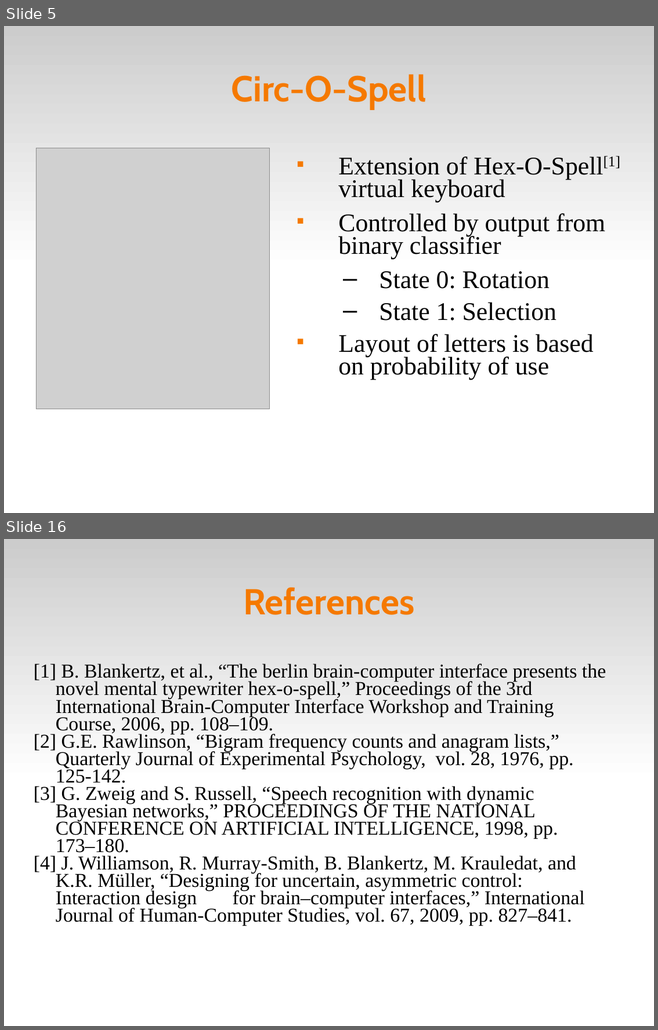
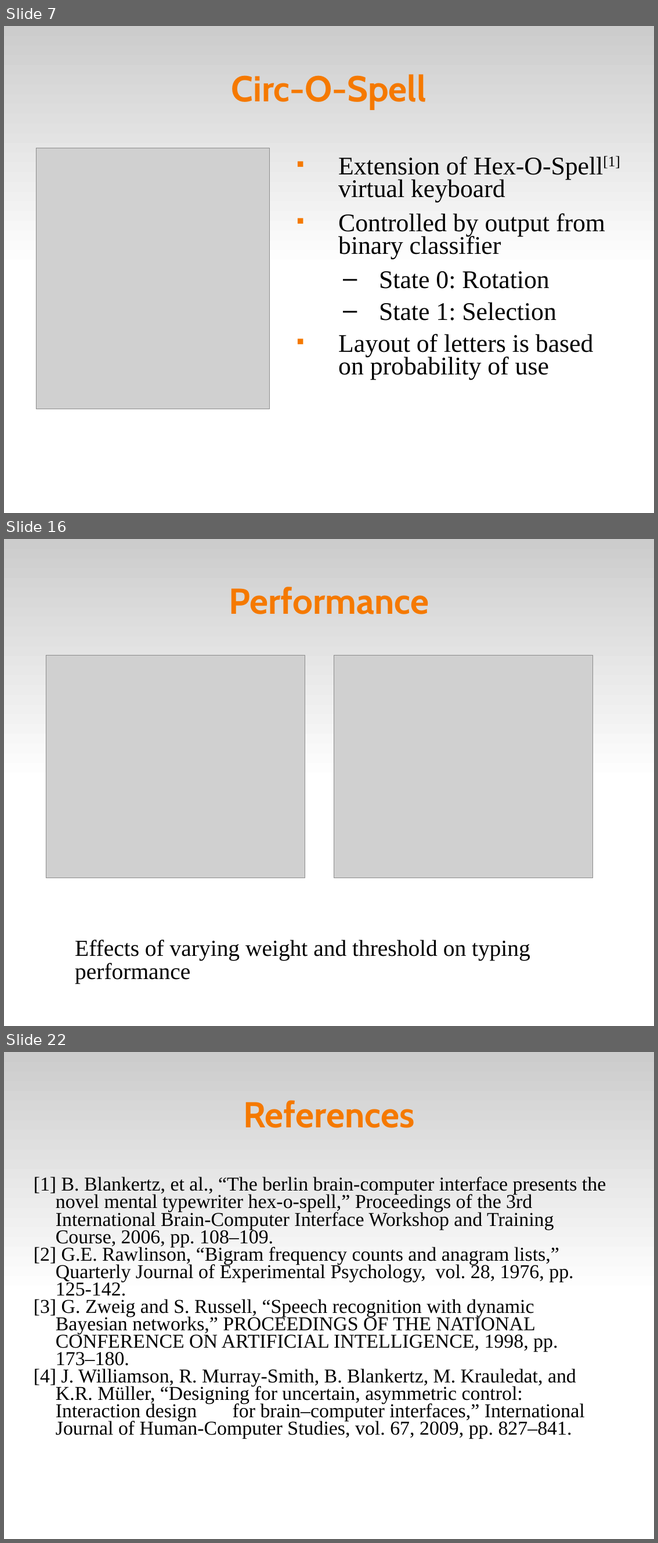
Before and after one commit to abdullah38rcc/BCI-Virtual-Keyboard, a slide deck: master's/docs/virtKey.ppt. Shown one above the other, each under a label of ours: slides 5 and 16 before the commit, slides 7, 16 and 22 after it; the slides between them are not shown. The pictures are 658x1030 and 658x1543 pixels, drawn with LibreOffice and Linux fonts; fonts in the diff are those of the drawing; grey boxes stand for pictures. Boxes give left, top, right and bottom in pixels: in the first picture for what was removed or moved away, otherwise in the second. Text is boxed around its words. In the diff, an @@ line names an element or a change of style, - is before the commit and + after.

```diff
--- a/master's/docs/virtKey.ppt
+++ b/master's/docs/virtKey.ppt
@@ slide 16 added at (4,539,654,1026), background #FFFFFF; not listed: 1 template element that a slide beside it also shows @@
@@ title added at (228,587,429,614), 44 pt, text #F57900, bold @@
+Performance
@@ picture added at (46,655,304,878) @@
@@ picture added at (334,655,593,878) @@
@@ text added at (75,940,530,984), 28 pt, text #000000 @@
+Effects of varying weight and threshold on typing performance
@@ what was slide 5 is now slide 7 @@
@@ what was slide 16 is now slide 22 @@
```
Also in this commit, not shown: 10 slides changed, 5 other slides added.
